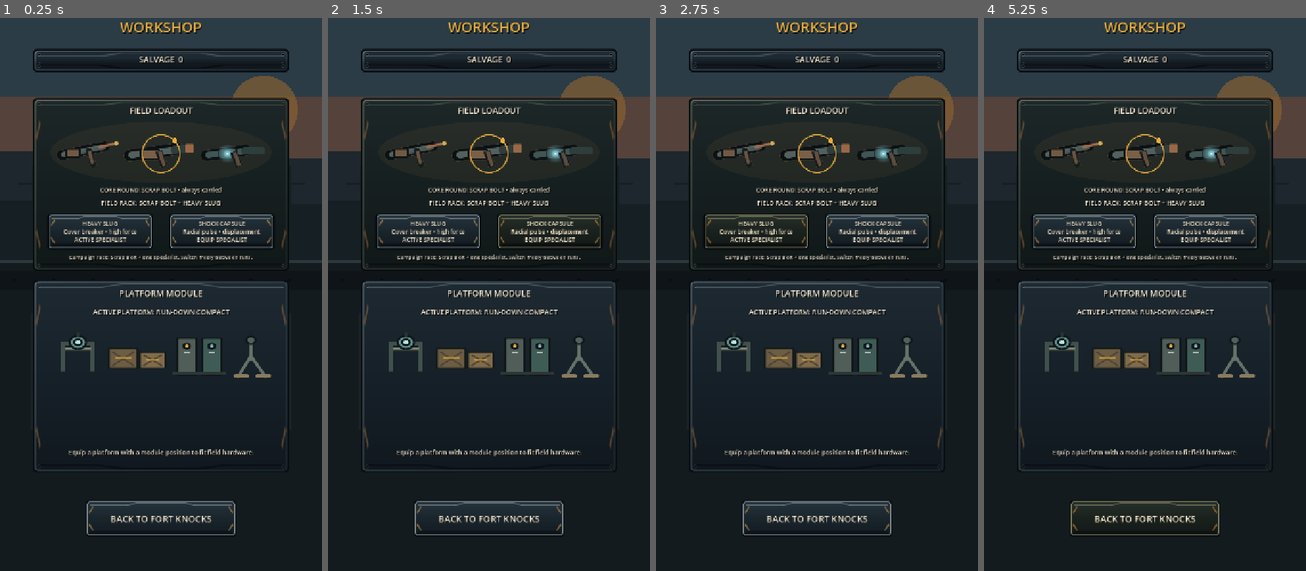
Above: before the commit, frames 1-4 (left to right).
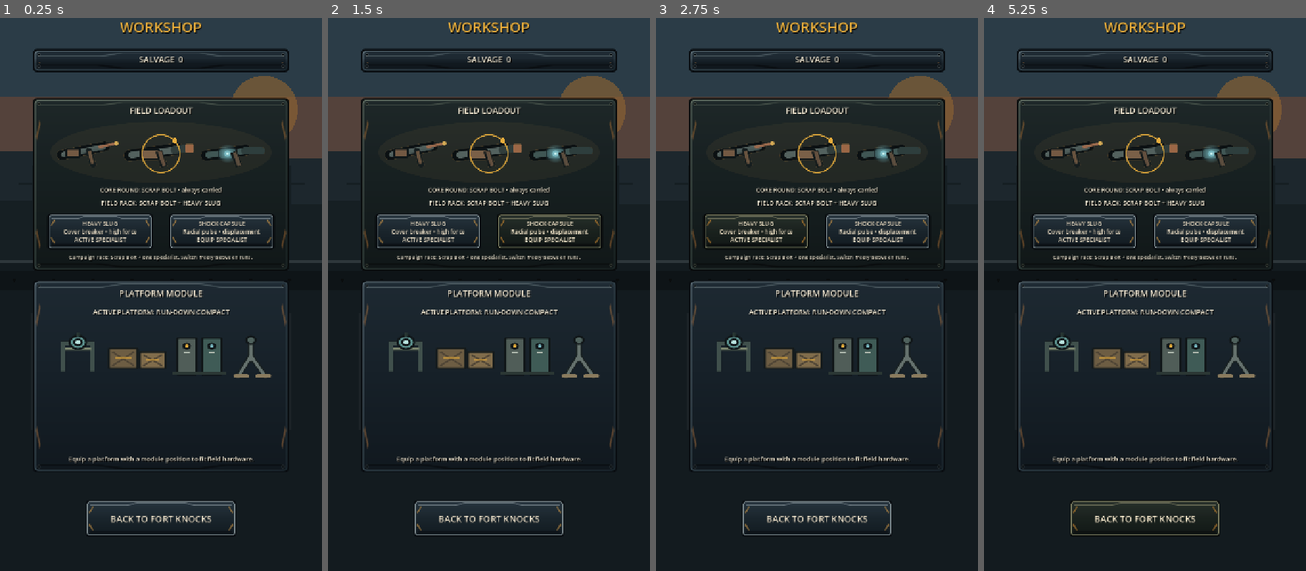
Above: after the commit, the same moments.

Repository: phantompixel-developer/FortKnocks
Game: Godot game, scene res://game/progression/workshop_screen.tscn
The game is run twice, just before and just after one commit, with the same random seed, the same clock (stepped at 60 frames per second) and the same inputs. This scene is started directly instead of the project's main scene.
Inputs:
- Up to frame 1 (0.25 s): no input
- Up to frame 2 (1.5 s): click "HEAVY SLUG Cover breaker • hi…" at 0.5 s; click "SHOCK CAPSULE Radial pulse • …" at 1.25 s
- Up to frame 3 (2.75 s): click "HEAVY SLUG Cover breaker • hi…" at 2 s
- Up to frame 4 (5.25 s): click "SHOCK CAPSULE Radial pulse • …" at 2.75 s; click "HEAVY SLUG Cover breaker • hi…" at 3.5 s; click "SHOCK CAPSULE Radial pulse • …" at 4.25 s; click "BACK TO FORT KNOCKS" at 5 s

The runs differ from the first frame. In frame 1, 0.6% of the frame differs, in the area x 21-79%, y 77-81%; in frame 2, 0.6%; in frame 3, 0.6%; in frame 4, 0.6%.

Commit message:
fix: reserve full Workshop module-list height

Diff:
--- a/game/progression/workshop_screen.tscn
+++ b/game/progression/workshop_screen.tscn
@@ -182,17 +182,17 @@
 [node name="ModuleList" type="VBoxContainer" parent="UtilityCard"]
 layout_mode = 0
 offset_left = 30.0
-offset_top = 234.0
-offset_right = 546.0
-offset_bottom = 350.0
+offset_top = 222.0
+offset_right = 546.0
+offset_bottom = 374.0
 theme_override_constants/separation = 8
 
 [node name="Note" type="Label" parent="UtilityCard"]
 layout_mode = 0
 offset_left = 30.0
-offset_top = 354.0
-offset_right = 546.0
-offset_bottom = 420.0
+offset_top = 378.0
+offset_right = 546.0
+offset_bottom = 426.0
 theme_override_font_sizes/font_size = 14
 text = "Equip a platform with a module position to fit field hardware."
 horizontal_alignment = 1
